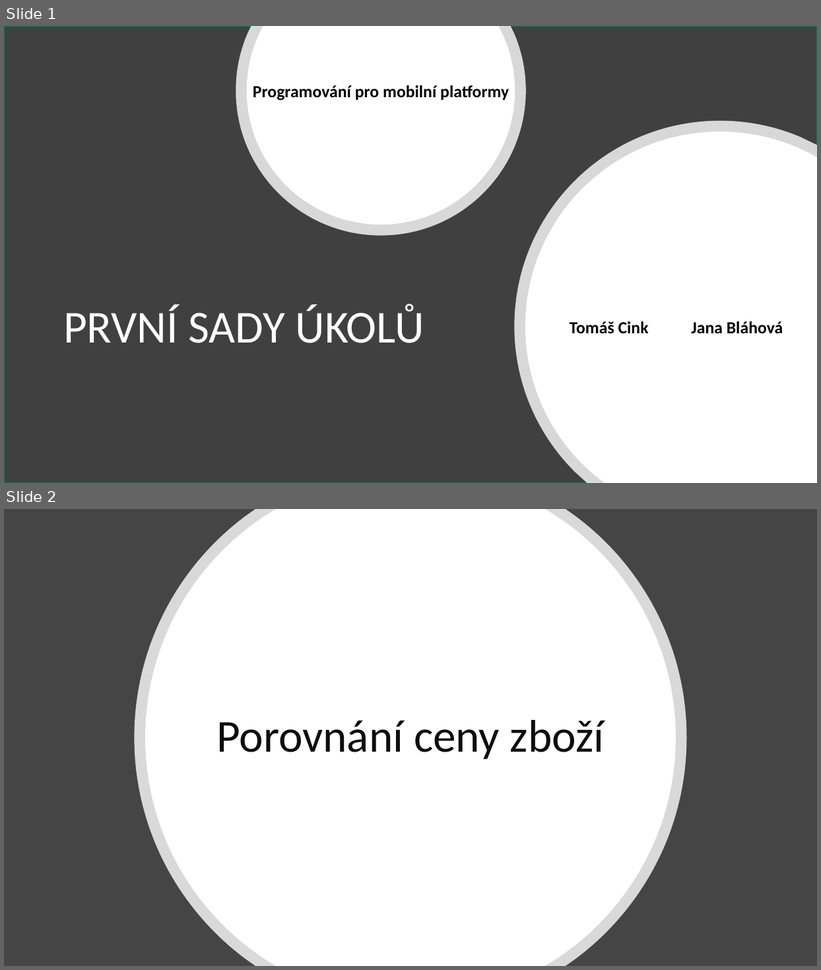
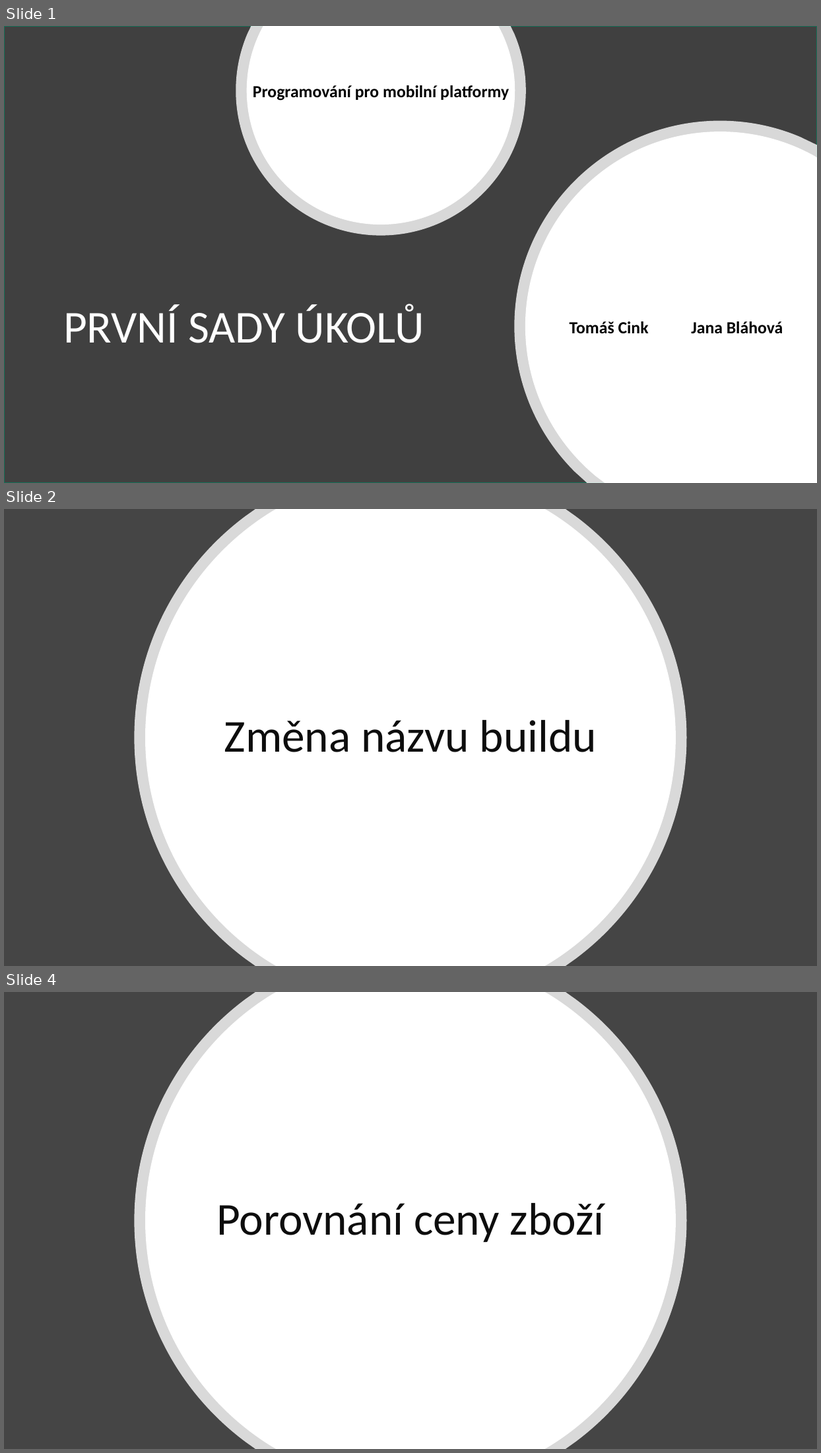
Before and after one commit to cink01/PMP, a slide deck: Prezentace_1.1.pptx. Shown one above the other, each under a label of ours: slides 1 and 2 before the commit, slides 1, 2 and 4 after it; the slides between them are not shown. The pictures are 821x970 and 821x1453 pixels, drawn with LibreOffice and Linux fonts; fonts in the diff are those of the drawing. Boxes give left, top, right and bottom in pixels: in the first picture for what was removed or moved away, otherwise in the second. Text is boxed around its words. In the diff, an @@ line names an element or a change of style, - is before the commit and + after.

```diff
--- a/Prezentace_1.1.pptx
+++ b/Prezentace_1.1.pptx
@@ slide 2 added at [4, 509, 817, 966], background #454545 @@
@@ freeform shape added at [135, 509, 687, 966], fill #FFFFFF at 80% opacity @@
@@ freeform shape added at [145, 509, 677, 966], fill #FFFFFF @@
@@ title added at [224, 720, 597, 753], 54 pt, text #0D0D0D @@
+Změna názvu buildu
@@ what was slide 2 is now slide 4 @@
```
Also in this commit, not shown: 5 other slides added, 1 slide removed, 3 other files.
